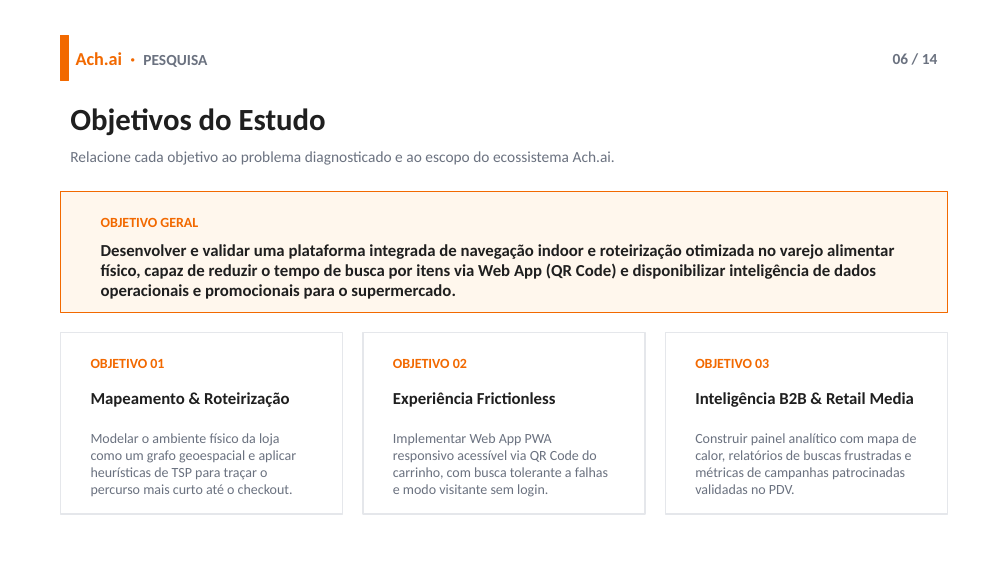
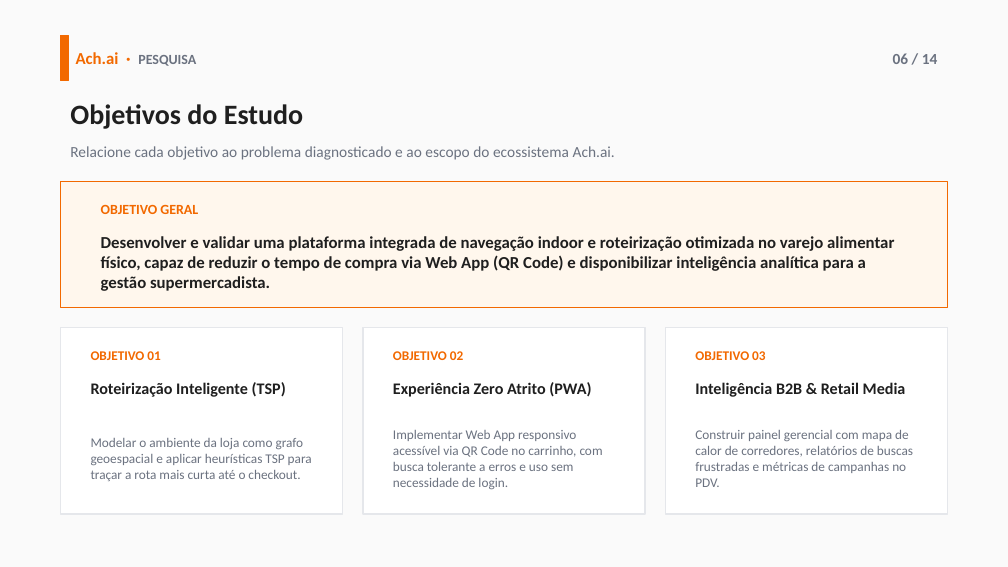
Before and after one commit to 2026-2-NCC7/Projeto2, a slide deck: slide 6 of documentos/apresentações/Ach.ai - Apresentacao TCC (Template 14 Slides).pptx. Drawn at 1008x567 pixels with LibreOffice and Linux fonts; fonts in the diff are those of the drawing. Boxes give left, top, right and bottom in pixels: in the first picture for what was removed or moved away, otherwise in the second. Text is boxed around its words. In the diff, an @@ line names an element or a change of style, - is before the commit and + after.

Commit message:
docs(presentation): atualiza slides com versao concisa e imagens reais do design

```diff
--- a/documentos/apresentações/Ach.ai - Apresentacao TCC (Template 14 Slides).pptx
+++ b/documentos/apresentações/Ach.ai - Apresentacao TCC (Template 14 Slides).pptx
@@ background #FFFFFF to #FAFAFA @@
@@ text "Ach.ai · PESQUISA" at (x1=76, y1=52, x2=196, y2=66): size 13 to 12 pt in "Ach.ai ·"; size 11 to 10 pt in "PESQUISA" @@
@@ text "Objetivos do Estudo" at (x1=70, y1=104, x2=303, y2=129): size 22 to 20 pt @@
@@ text "Relacione cada objetivo ao problema ..." moved from (x1=70, y1=151, x2=615, y2=165) to (x1=70, y1=146, x2=615, y2=160) @@
@@ rectangle resized from (x1=60, y1=192, x2=948, y2=312) to (x1=60, y1=181, x2=948, y2=307) @@
@@ text "OBJETIVO GERAL" moved from (x1=101, y1=218, x2=198, y2=227) to (x1=101, y1=205, x2=198, y2=214) @@
@@ text at (x1=101, y1=236, x2=894, y2=291): text changed @@
-Desenvolver e validar uma plataforma integrada de navegação indoor e roteirização otimizada no varejo alimentar físico, capaz de reduzir o tempo de busca por itens via Web App (QR Code) e disponibilizar inteligência de dados operacionais e promocionais para o supermercado.
+Desenvolver e validar uma plataforma integrada de navegação indoor e roteirização otimizada no varejo alimentar físico, capaz de reduzir o tempo de compra via Web App (QR Code) e disponibilizar inteligência analítica para a gestão supermercadista.
@@ rectangle resized from (x1=60, y1=333, x2=343, y2=514) to (x1=60, y1=328, x2=343, y2=514) @@
@@ rectangle resized from (x1=363, y1=333, x2=645, y2=514) to (x1=363, y1=328, x2=645, y2=514) @@
@@ rectangle resized from (x1=665, y1=333, x2=948, y2=514) to (x1=665, y1=328, x2=948, y2=514) @@
@@ size 10 to 9.5 pt in 3 elements at (x1=91, y1=351, x2=160, y2=360), (x1=695, y1=351, x2=765, y2=360), (x1=393, y1=351, x2=463, y2=360) @@
@@ text at (x1=91, y1=382, x2=286, y2=397): text changed; size 12 to 11.5 pt @@
-Mapeamento & Roteirização
+Roteirização Inteligente (TSP)
@@ text at (x1=393, y1=382, x2=591, y2=397): text changed; size 12 to 11.5 pt @@
-Experiência Frictionless
+Experiência Zero Atrito (PWA)
@@ text "Inteligência B2B & Retail Media" moved from (x1=695, y1=392, x2=915, y2=407) to (x1=695, y1=382, x2=906, y2=397) @@
@@ text "Inteligência B2B & Retail Media" at (x1=695, y1=382, x2=906, y2=397): size 12 to 11.5 pt @@
@@ text at (x1=91, y1=438, x2=312, y2=481): text changed; size 10 to 9.5 pt @@
-Modelar o ambiente físico da loja como um grafo geoespacial e aplicar heurísticas de TSP para traçar o percurso mais curto até o checkout.
+Modelar o ambiente da loja como grafo geoespacial e aplicar heurísticas TSP para traçar a rota mais curta até o checkout.
@@ text at (x1=393, y1=430, x2=603, y2=489): text changed; size 10 to 9.5 pt @@
-Implementar Web App PWA responsivo acessível via QR Code do carrinho, com busca tolerante a falhas e modo visitante sem login.
+Implementar Web App responsivo acessível via QR Code no carrinho, com busca tolerante a erros e uso sem necessidade de login.
@@ text at (x1=695, y1=430, x2=913, y2=487): text changed; size 10 to 9.5 pt @@
-Construir painel analítico com mapa de calor, relatórios de buscas frustradas e métricas de campanhas patrocinadas validadas no PDV.
+Construir painel gerencial com mapa de calor de corredores, relatórios de buscas frustradas e métricas de campanhas no PDV.
```
Also in this commit, not shown: 9 other slides changed, 4 slides added, 4 slides removed.
